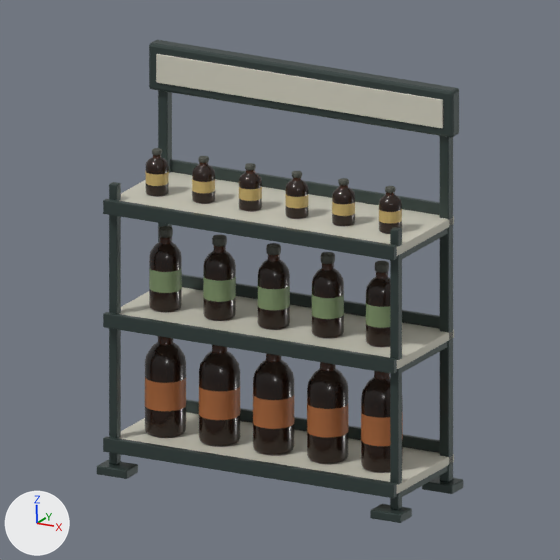
The Blender file models/condiment-bottle-jar-set/sources/condiment-bottle-jar-set.blend: old version first, new version second.
Camera for both pictures: the file's camera 'STUDIO_Camera'. The axes (+X, +Y, +Z) are drawn at lower left. The lights are the same throughout. The first picture is the older version.

Script lines for the objects in view, before the commit:
```python
ob_rack_blankpricerail_t2 = bpy.data.objects.new('RACK_BlankPriceRail_T2', me_cube_018)
ob_rack_blankpricerail_t2.parent = ob_asset_condimentbottlejarset
ob_rack_blankpricerail_t2.location = (0.0, -0.166, 0.424)
ob_rack_frontupright_0_416 = bpy.data.objects.new('RACK_FrontUpright_0.416', me_cube_010)
ob_rack_frontupright_0_416.parent = ob_asset_condimentbottlejarset
ob_rack_frontupright_0_416.location = (0.416, -0.135, 0.407)
ob_rack_frontupright__0_416 = bpy.data.objects.new('RACK_FrontUpright_-0.416', me_cube_005)
ob_rack_frontupright__0_416.parent = ob_asset_condimentbottlejarset
ob_rack_frontupright__0_416.location = (-0.416, -0.135, 0.407)
ob_rack_rearstop_t2 = bpy.data.objects.new('RACK_RearStop_T2', me_cube_019)
ob_rack_rearstop_t2.parent = ob_asset_condimentbottlejarset
ob_rack_rearstop_t2.location = (0.0, 0.151, 0.451)
ob_rack_rearupright_0_416 = bpy.data.objects.new('RACK_RearUpright_0.416', me_cube_009)
ob_rack_rearupright_0_416.parent = ob_asset_condimentbottlejarset
ob_rack_rearupright_0_416.location = (0.416, 0.142, 0.547)
ob_rack_shelf_t2 = bpy.data.objects.new('RACK_Shelf_T2', me_cube_017)
ob_rack_shelf_t2.parent = ob_asset_condimentbottlejarset
ob_rack_shelf_t2.location = (0.0, 0.0, 0.423)
ob_rack_shelf_t3 = bpy.data.objects.new('RACK_Shelf_T3', me_cube_020)
ob_rack_shelf_t3.parent = ob_asset_condimentbottlejarset
ob_rack_shelf_t3.location = (0.0, 0.0, 0.733)
ob_rack_sidesupport_t2_0_416 = bpy.data.objects.new('RACK_SideSupport_T2_0.416', me_cube_012)
ob_rack_sidesupport_t2_0_416.parent = ob_asset_condimentbottlejarset
ob_rack_sidesupport_t2_0_416.location = (0.416, 0.005, 0.409)
ob_rack_sidesupport_t3_0_416 = bpy.data.objects.new('RACK_SideSupport_T3_0.416', me_cube_013)
ob_rack_sidesupport_t3_0_416.parent = ob_asset_condimentbottlejarset
ob_rack_sidesupport_t3_0_416.location = (0.416, 0.005, 0.719)
# also in view: 'BOTTLE_T3_C01_Body' at (-0.345, -0.035, 0.8); 'RACK_HeaderFrame' at (0.0, 0.134, 1.036); 'RACK_BlankHeader' at (0.0, 0.109, 1.036); 'BOTTLE_T1_C05_Body' at (0.32, -0.035, 0.232); 'BOTTLE_T1_C01_Body' at (-0.32, -0.035, 0.232)
```
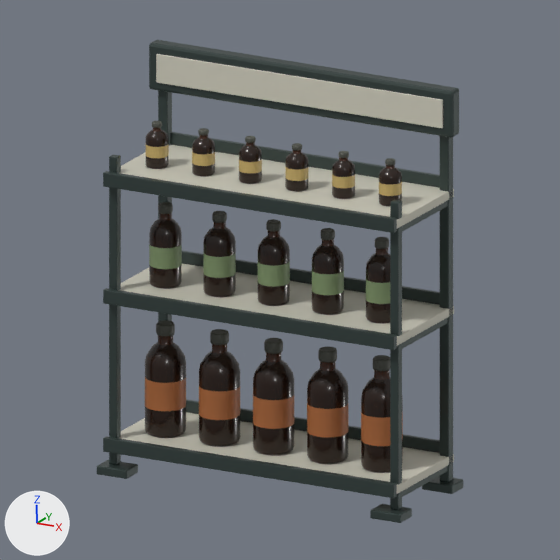
Not drawn themselves, but carrying or shaping drawn objects: ob_bottle_t2_c01, ob_bottle_t2_c02, ob_bottle_t2_c03, ob_bottle_t2_c04, ob_bottle_t2_c05, ob_bottle_t3_c01, ob_bottle_t3_c02, ob_bottle_t3_c03, ob_bottle_t3_c04, ob_bottle_t3_c05, ob_bottle_t3_c06.

Where the newer file only moved an object's origin or applied its transform, the numbers keep the older frame.

What the commit changed:
me_cube_005 is used by ob_rack_frontupright__0_416; parent ob_asset_condimentbottlejarset; location (-0.416, -0.135, 0.407).
me_cube_005 had 56 vertices, 54 faces and spanned x -0.012..0.012, y -0.012..0.012, z -0.383..0.383.
me_cube_005 now has 56 vertices, 54 faces and spans x -0.012..0.012, y -0.012..0.012, z -0.383..0.458.
me_cube_005 part 1: the whole mesh is multiplied about its middle by the matrix ((1.0, 0.0, 0.0), (0.0, 1.0, 0.0), (0.0, 0.0, 1.098)), then moved by (0.0, 0.0, 0.037).
me_cube_010 is used by ob_rack_frontupright_0_416; parent ob_asset_condimentbottlejarset; location (0.416, -0.135, 0.407).
me_cube_010 had 56 vertices, 54 faces and spanned x -0.012..0.012, y -0.012..0.012, z -0.383..0.383.
me_cube_010 now has 56 vertices, 54 faces and spans x -0.012..0.012, y -0.012..0.012, z -0.383..0.458.
me_cube_010 part 2: the whole mesh is multiplied about its middle by the matrix ((1.0, 0.0, 0.0), (0.0, 1.0, 0.0), (0.0, 0.0, 1.098)), then moved by (0.0, 0.0, 0.037).
Object 'RACK_SideSupport_T2_0.416' (ob_rack_sidesupport_t2_0_416) moves from (0.416, 0.005, 0.409) to (0.416, 0.005, 0.474).
Object 'RACK_SideSupport_T3_0.416' (ob_rack_sidesupport_t3_0_416) moves from (0.416, 0.005, 0.719) to (0.416, 0.005, 0.794).
Object 'RACK_Shelf_T2' (ob_rack_shelf_t2) moves from (0.0, 0.0, 0.423) to (0.0, 0.0, 0.488).
Object 'RACK_BlankPriceRail_T2' (ob_rack_blankpricerail_t2) moves from (0.0, -0.166, 0.424) to (0.0, -0.166, 0.489).
Object 'RACK_RearStop_T2' (ob_rack_rearstop_t2) moves from (0.0, 0.151, 0.451) to (0.0, 0.151, 0.516).
Object 'RACK_Shelf_T3' (ob_rack_shelf_t3) moves from (0.0, 0.0, 0.733) to (0.0, 0.0, 0.808).
Object 'RACK_BlankPriceRail_T3' (ob_rack_blankpricerail_t3) moves from (0.0, -0.166, 0.734) to (0.0, -0.166, 0.809).
Object 'RACK_RearStop_T3' (ob_rack_rearstop_t3) moves from (0.0, 0.151, 0.761) to (0.0, 0.151, 0.836).
Object 'BOTTLE_T2_C01' (ob_bottle_t2_c01) moves from (-0.32, -0.035, 0.435) to (-0.32, -0.035, 0.5).
Object 'BOTTLE_T2_C02' (ob_bottle_t2_c02) moves from (-0.16, -0.035, 0.435) to (-0.16, -0.035, 0.5).
Object 'BOTTLE_T2_C03' (ob_bottle_t2_c03) moves from (0.0, -0.035, 0.435) to (0.0, -0.035, 0.5).
Object 'BOTTLE_T2_C04' (ob_bottle_t2_c04) moves from (0.16, -0.035, 0.435) to (0.16, -0.035, 0.5).
Object 'BOTTLE_T2_C05' (ob_bottle_t2_c05) moves from (0.32, -0.035, 0.435) to (0.32, -0.035, 0.5).
Object 'BOTTLE_T3_C01' (ob_bottle_t3_c01) moves from (-0.345, -0.035, 0.745) to (-0.345, -0.035, 0.82).
Object 'BOTTLE_T3_C02' (ob_bottle_t3_c02) moves from (-0.207, -0.035, 0.745) to (-0.207, -0.035, 0.82).
Object 'BOTTLE_T3_C03' (ob_bottle_t3_c03) moves from (-0.069, -0.035, 0.745) to (-0.069, -0.035, 0.82).
Object 'BOTTLE_T3_C04' (ob_bottle_t3_c04) moves from (0.069, -0.035, 0.745) to (0.069, -0.035, 0.82).
Object 'BOTTLE_T3_C05' (ob_bottle_t3_c05) moves from (0.207, -0.035, 0.745) to (0.207, -0.035, 0.82).
Object 'BOTTLE_T3_C06' (ob_bottle_t3_c06) moves from (0.345, -0.035, 0.745) to (0.345, -0.035, 0.82).

Changed parts and their boxes (x1, y1, x2, y2) in the pictures (560 x 560 px; the box of a moved part takes in the faces that stretch with it):
'RACK_Shelf_T3', moved: before (119, 172, 454, 256); after (120, 145, 454, 228)
'RACK_Shelf_T2', moved: before (120, 287, 454, 369); after (120, 263, 454, 346)
'RACK_BlankPriceRail_T2', moved: before (103, 312, 397, 374); after (103, 288, 397, 350)
'RACK_BlankPriceRail_T3', moved: before (103, 199, 397, 260); after (103, 171, 397, 233)
'RACK_RearStop_T3', moved: before (170, 159, 440, 215); after (170, 132, 440, 188)
'RACK_FrontUpright_-0.416', reshaped (10% taller): before (109, 182, 121, 465); after (109, 154, 121, 465)
'RACK_RearStop_T2', moved: before (182, 274, 440, 329); after (182, 251, 440, 305)
'BOTTLE_T2_C02_Body', moved: before (203, 245, 236, 321); after (203, 222, 236, 297)
'BOTTLE_T2_C01_Body', moved: before (149, 237, 182, 312); after (149, 213, 182, 288)
'BOTTLE_T2_C03_Body', moved: before (258, 254, 290, 330); after (258, 230, 290, 306)
'BOTTLE_T2_C04_Body', moved: before (312, 263, 344, 338); after (312, 239, 344, 315)
'BOTTLE_T2_C05_Body', moved: before (366, 272, 390, 347); after (366, 248, 390, 323)
'BOTTLE_T3_C02_Body', moved: before (192, 162, 215, 204); after (192, 135, 215, 176)
'BOTTLE_T3_C03_Body', moved: before (239, 170, 262, 211); after (239, 142, 262, 184)
'BOTTLE_T3_C05_Body', moved: before (332, 185, 355, 226); after (332, 157, 355, 199)
'BOTTLE_T3_C04_Body', moved: before (285, 177, 308, 219); after (285, 150, 308, 191)
'BOTTLE_T3_C01_Body', moved: before (146, 155, 169, 196); after (146, 127, 169, 169)
'BOTTLE_T3_C06_Body', moved: before (379, 192, 402, 234); after (379, 165, 402, 206)
'RACK_SideSupport_T2_0.416', moved: before (402, 341, 448, 372); after (402, 318, 448, 349)
'RACK_SideSupport_T3_0.416', moved: before (402, 228, 448, 259); after (402, 200, 448, 232)
'BOTTLE_T2_C01_Cap', moved: before (158, 226, 173, 238); after (158, 202, 173, 214)
'BOTTLE_T2_C02_Cap', moved: before (212, 235, 227, 247); after (212, 211, 227, 223)
'BOTTLE_T2_C03_Cap', moved: before (266, 243, 281, 255); after (266, 219, 281, 231)
'BOTTLE_T2_C04_Cap', moved: before (321, 252, 335, 264); after (321, 228, 335, 240)
'BOTTLE_T2_C05_Cap', moved: before (375, 261, 389, 273); after (375, 237, 389, 249)
'BOTTLE_T3_C02_Cap', moved: before (198, 156, 209, 163); after (198, 128, 209, 135)
'BOTTLE_T3_C03_Cap', moved: before (245, 163, 256, 170); after (245, 136, 256, 143)
'BOTTLE_T3_C05_Cap', moved: before (338, 178, 349, 185); after (338, 151, 349, 158)
'BOTTLE_T3_C04_Cap', moved: before (292, 171, 302, 178); after (292, 143, 302, 150)
'BOTTLE_T3_C01_Cap', moved: before (152, 148, 162, 155); after (152, 121, 162, 128)
'BOTTLE_T3_C06_Cap', moved: before (385, 186, 395, 193); after (385, 158, 395, 165)
part 1 of me_cube_005, moved or reshaped: before (109, 182, 121, 333); after (109, 154, 121, 333)
part 2 of me_cube_010, moved or reshaped: before (390, 227, 402, 391); after (390, 200, 402, 391)
